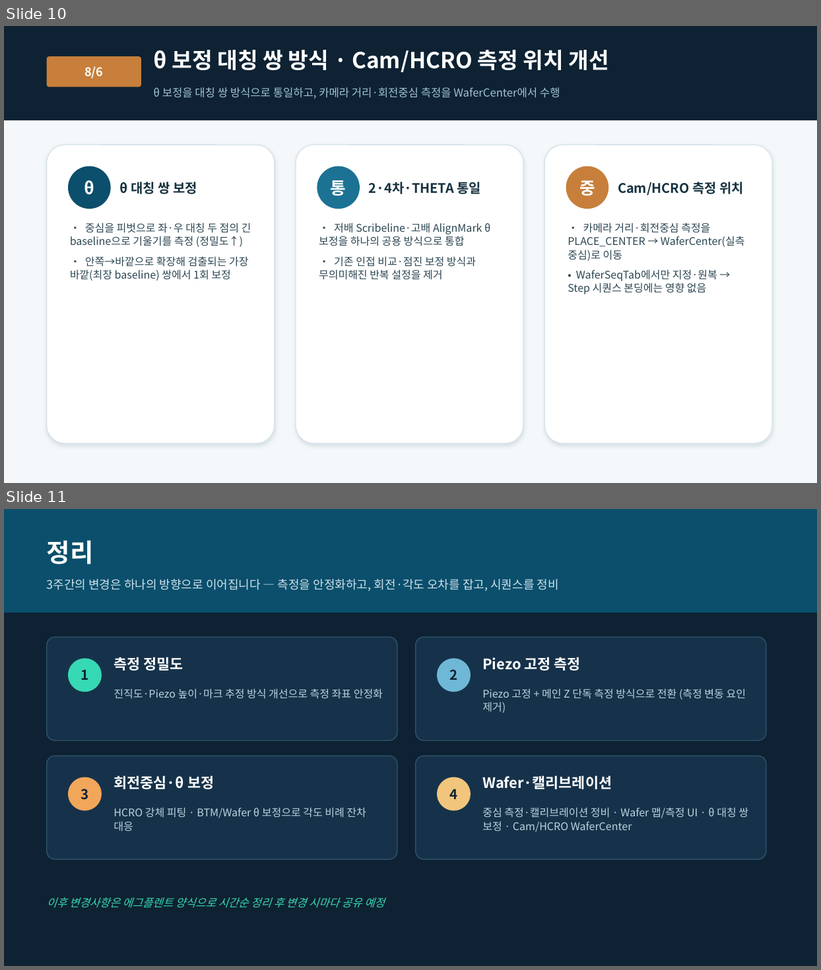
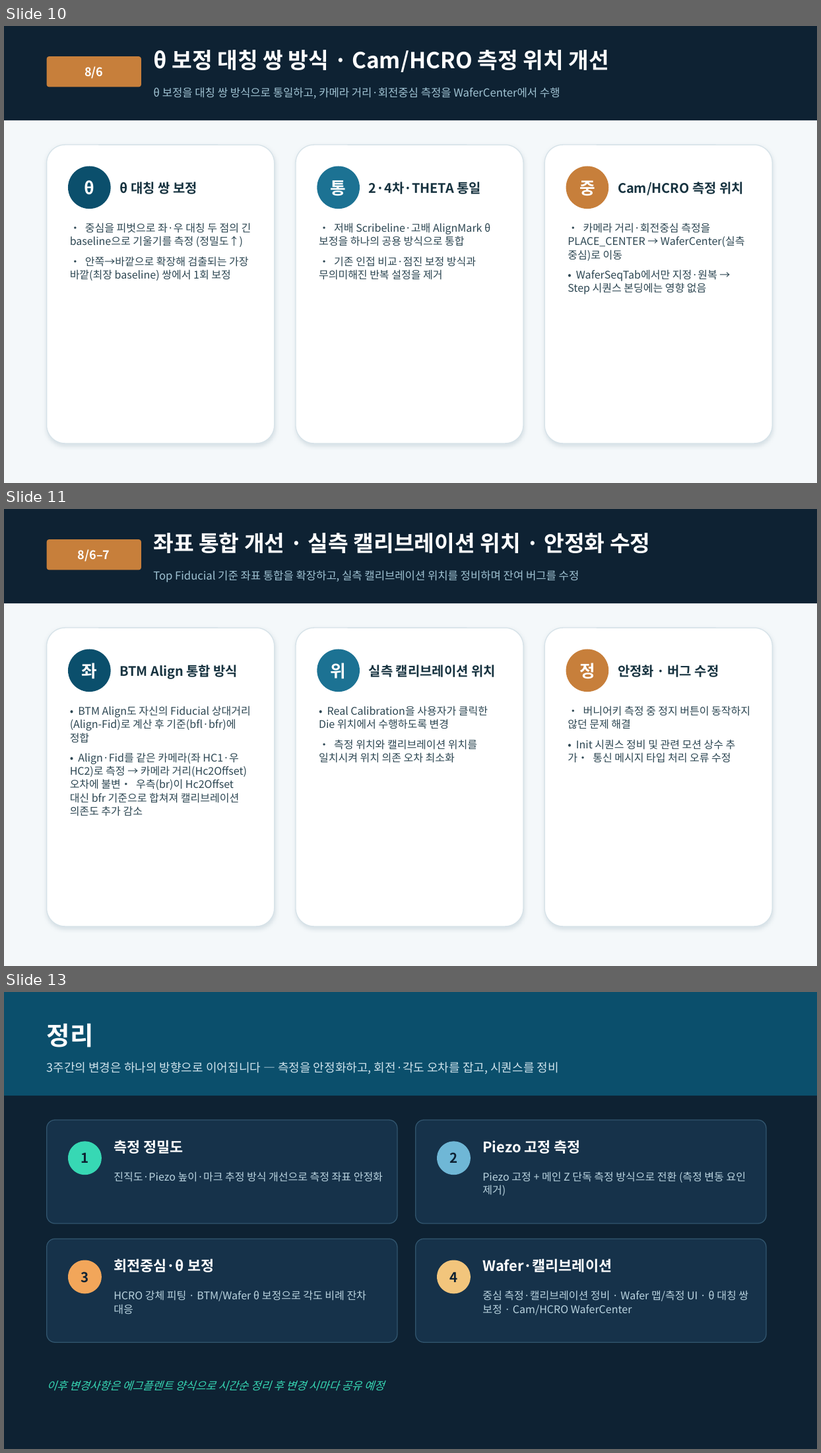
Before and after one commit to gony0811/HCB, a slide deck: HCB_알고리즘_변경내역_0714-0805.pptx. Shown one above the other, each under a label of ours: slides 10 and 11 before the commit, slides 10, 11 and 13 after it; the slides between them are not shown. The pictures are 821x970 and 821x1453 pixels, drawn with LibreOffice and Linux fonts; fonts in the diff are those of the drawing. Boxes give left, top, right and bottom in pixels: in the first picture for what was removed or moved away, otherwise in the second. Text is boxed around its words. In the diff, an @@ line names an element or a change of style, - is before the commit and + after.

```diff
--- a/HCB_알고리즘_변경내역_0714-0805.pptx
+++ b/HCB_알고리즘_변경내역_0714-0805.pptx
@@ slide 11 added at (4,509,817,966), background #FFFFFF @@
@@ rectangle added at (4,509,817,966), fill #F4F8FA @@
@@ rectangle added at (4,509,817,603), fill #0E2233 @@
@@ rounded rectangle added at (47,539,141,570), fill #C77F3B @@
@@ text added at (153,532,650,553), 26 pt, text #FFFFFF, bold @@
+좌표 통합 개선 · 실측 캘리브레이션 위치 · 안정화 수정
@@ text added at (78,549,110,562), 14 pt, text #FFFFFF, bold @@
+8/6–7
@@ text added at (153,570,580,582), 13 pt, text #9FC2D2 @@
+Top Fiducial 기준 좌표 통합을 확장하고, 실측 캘리브레이션 위치를 정비하며 잔여 버그를 수정
@@ rounded rectangle added at (47,628,274,927), fill #FFFFFF, outline #D6E2E8 1 pt @@
@@ rounded rectangle added at (296,628,523,927), fill #FFFFFF, outline #D6E2E8 1 pt @@
@@ rounded rectangle added at (545,628,773,927), fill #FFFFFF, outline #D6E2E8 1 pt @@
@@ ellipse added at (68,650,111,692), fill #0B4F6C @@
@@ text added at (82,663,98,679), 20 pt, text #FFFFFF, bold @@
+좌
@@ text added at (120,665,238,679), 15.5 pt, text #16323F, bold @@
+BTM Align 통합 방식
@@ ellipse added at (317,650,360,692), fill #1C7293 @@
@@ text added at (331,663,347,679), 20 pt, text #FFFFFF, bold @@
+위
@@ text added at (369,665,496,677), 15.5 pt, text #16323F, bold @@
+실측 캘리브레이션 위치
@@ ellipse added at (566,650,609,692), fill #C77F3B @@
@@ text added at (580,663,595,679), 20 pt, text #FFFFFF, bold @@
+정
@@ text added at (618,665,719,677), 15.5 pt, text #16323F, bold @@
+안정화 · 버그 수정
@@ text added at (70,706,251,789), 12.5 pt, text #2C4652 @@
+• BTM Align도 자신의 Fiducial 상대거리(Align-Fid)로 계산 후 기준(bfl·bfr)에 정합
+• Align·Fid를 같은 카메라(좌 HC1·우 HC2)로 측정 → 카메라 거리(Hc2Offset) 오차에 불변
@@ text added at (319,706,488,763), 12.5 pt, text #2C4652 @@
+• Real Calibration을 사용자가 클릭한 Die 위치에서 수행하도록 변경
+• 측정 위치와 캘리브레이션 위치를 일치시켜 위치 의존 오차 최소화
@@ text added at (568,706,750,763), 12.5 pt, text #2C4652 @@
+• 버니어키 측정 중 정지 버튼이 동작하지 않던 문제 해결
+• Init 시퀀스 정비 및 관련 모션 상수 추가
@@ what was slide 11 is now slide 13 @@
```
Also in this commit, not shown: 1 slide changed, 1 other slide added, 2 other files.
